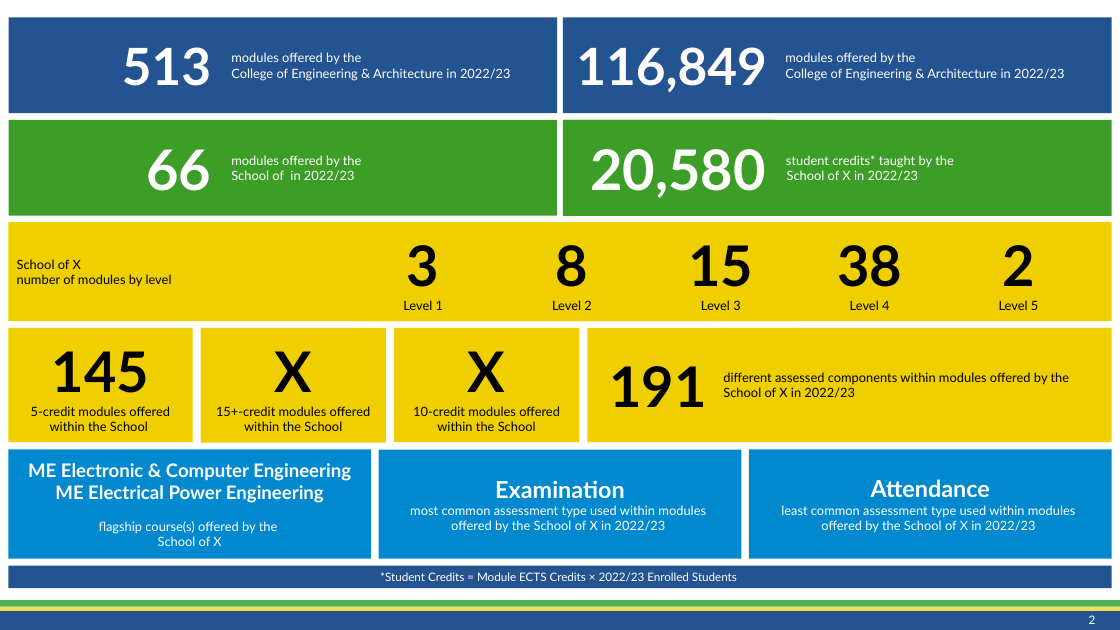
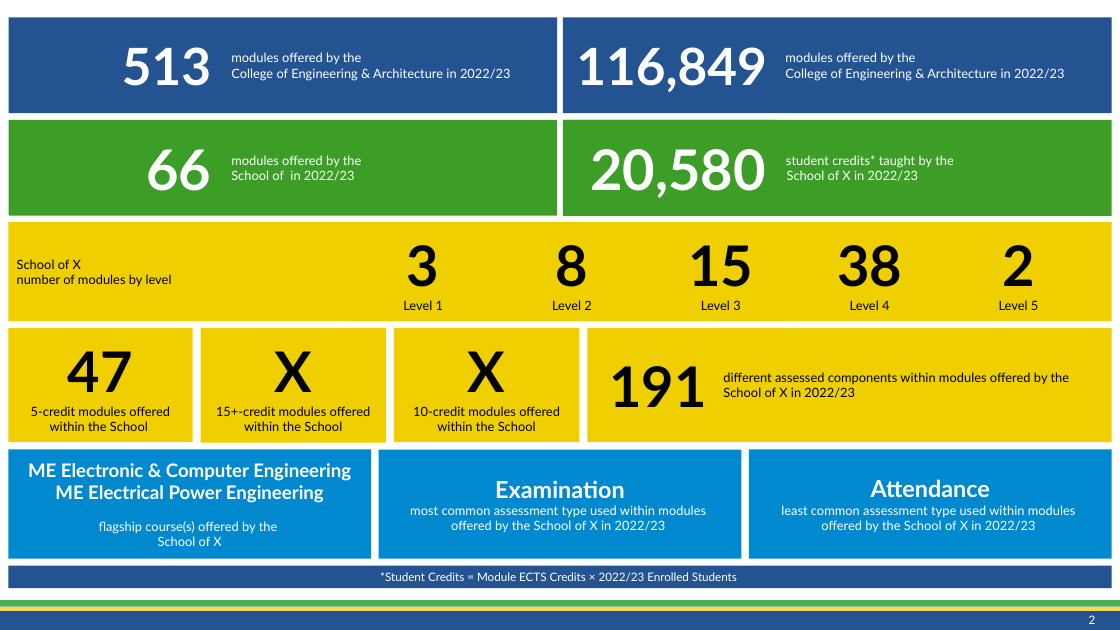
Before and after one commit to CathaloFaolain/ChatGPTAssessment, a slide deck: slide 2 of Slides/Schools Snapshot/AssessmentOverview_SEEE_202306.pptx. Drawn at 1120x630 pixels with LibreOffice and Linux fonts; fonts in the diff are those of the drawing. Boxes give left, top, right and bottom in pixels: in the first picture for what was removed or moved away, otherwise in the second. Text is boxed around its words. In the diff, an @@ line names an element or a change of style, - is before the commit and + after.

Commit message:
slides updated + graphs saved from running code

```diff
--- a/Slides/Schools Snapshot/AssessmentOverview_SEEE_202306.pptx
+++ b/Slides/Schools Snapshot/AssessmentOverview_SEEE_202306.pptx
@@ text in rectangle at bbox=[68, 351, 133, 392]: text changed @@
-145
+47
```
Also in this commit, not shown: 17 other files.
